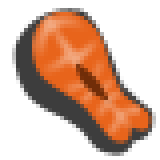
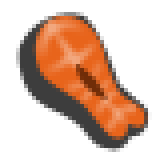
Two versions of the same layered image (160px x 160px). Layer-by-layer changes:
painted on "Фигура 4 (копия)" over [76, 60, 112, 104]
painted on "Слой 1 (копия)" over [32, 12, 140, 136]
painted on "Фигура 2 (копия)" over [32, 8, 152, 144]
painted on "Фигура 3 (копия)" over [12, 8, 156, 156]
